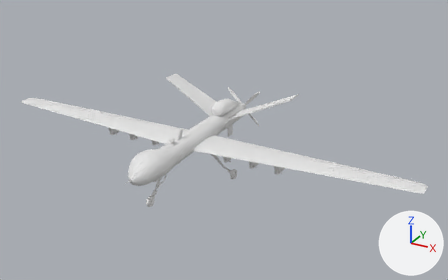
The glTF model src/main/resources/combinedassault_packs/combinedassault/assets/combinedassault/models/aircraft/mq9/mq9.glb: old version first, new version second.
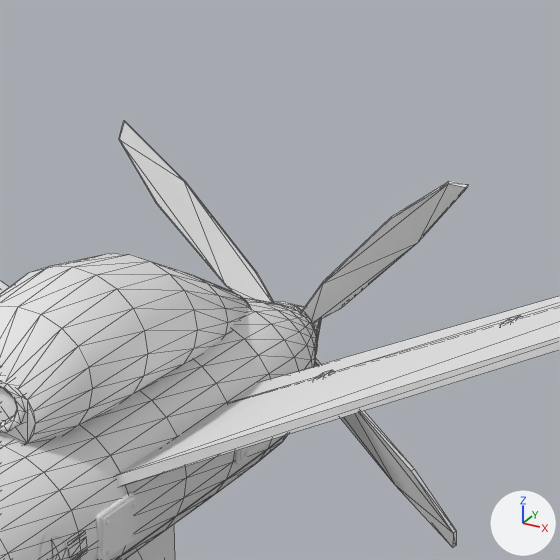
The first picture shows the older version from a 50 mm lens placed at (13.78, -22.36, 13.12), pointed at (1.19, 0.53, 1.67). The close-ups show the older and then the newer version on the part from 48% to 60% of the width and 27% to 46% of the height of that picture. Only the edits that show in the close-ups are written down. Every picture has the same lights, and +X, +Y and +Z are marked at lower right. The close-ups show mesh edges as thin lines. Objects named as collision shapes, trigger or cutter boxes, shadow casters or lower levels of detail are left out. Where no turn or scale is listed for an object, it has been applied to the vertices.

Names of what the first close-up shows: 'Dorsal engine cowling', 'Fuselage service panel.002', 'LEFT V tail fixed surface', 'LEFT ruddervator', 'Remeshed fuselage quad shell', 'Spinner', 'Torus.001', 'Ventral stabilizer' and 6 more.
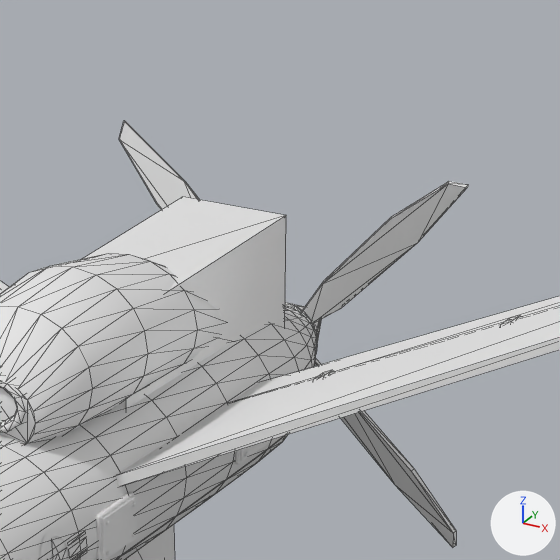
Location of each change, (x1, y1, x2, y2) in pixels of the close-ups (560 x 560 px):
```json
{"object": "hit_engine", "change": "added", "after": [83, 197, 286, 409]}
```

Edits to the scene script, one JSON object a line:
```json
{"op": "add", "block": "me_hit_engine", "code": ["me_hit_engine = bpy.data.meshes.new('hit_engine')", "me_hit_engine.from_pydata(...)  # a box spanning x -0.28..0.28, y 2.6..4.2, z 1.85..2.55"]}
{"op": "add", "block": "ob_hit_engine", "code": ["ob_hit_engine = bpy.data.objects.new('hit_engine', me_hit_engine)", "ob_hit_engine.location = (0.0, 0.0, 0.0)"]}
```
